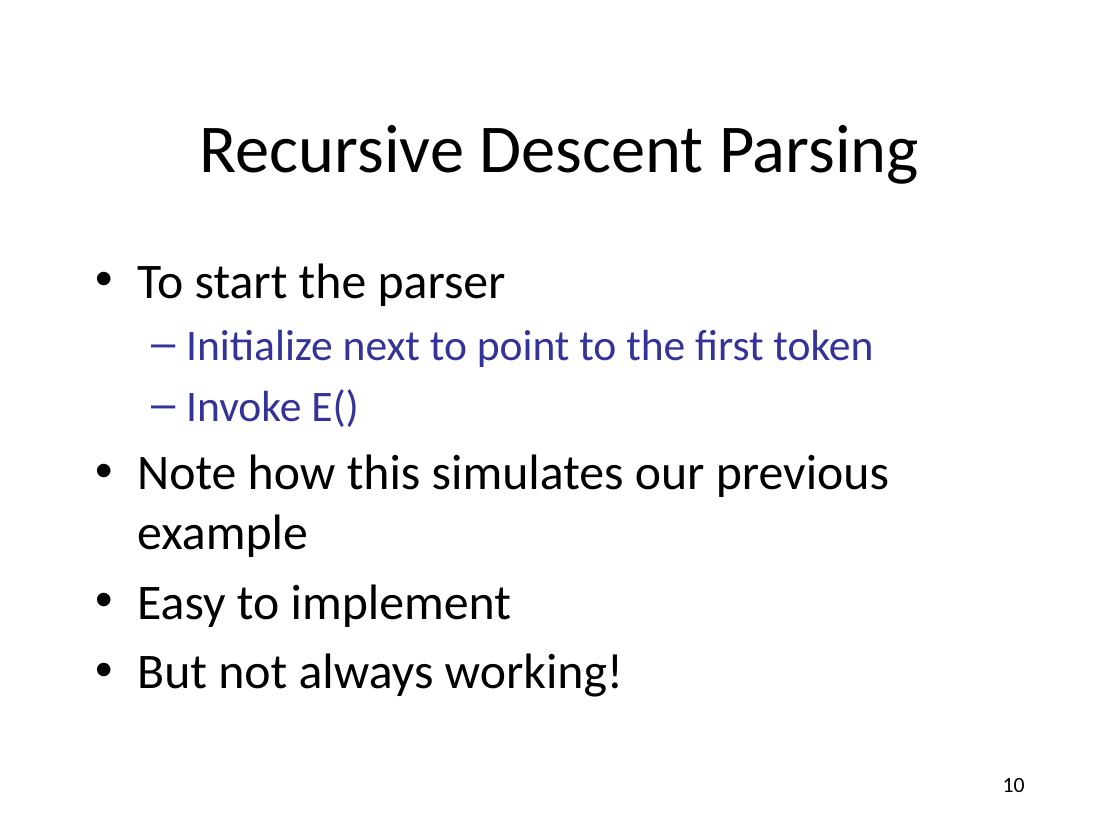
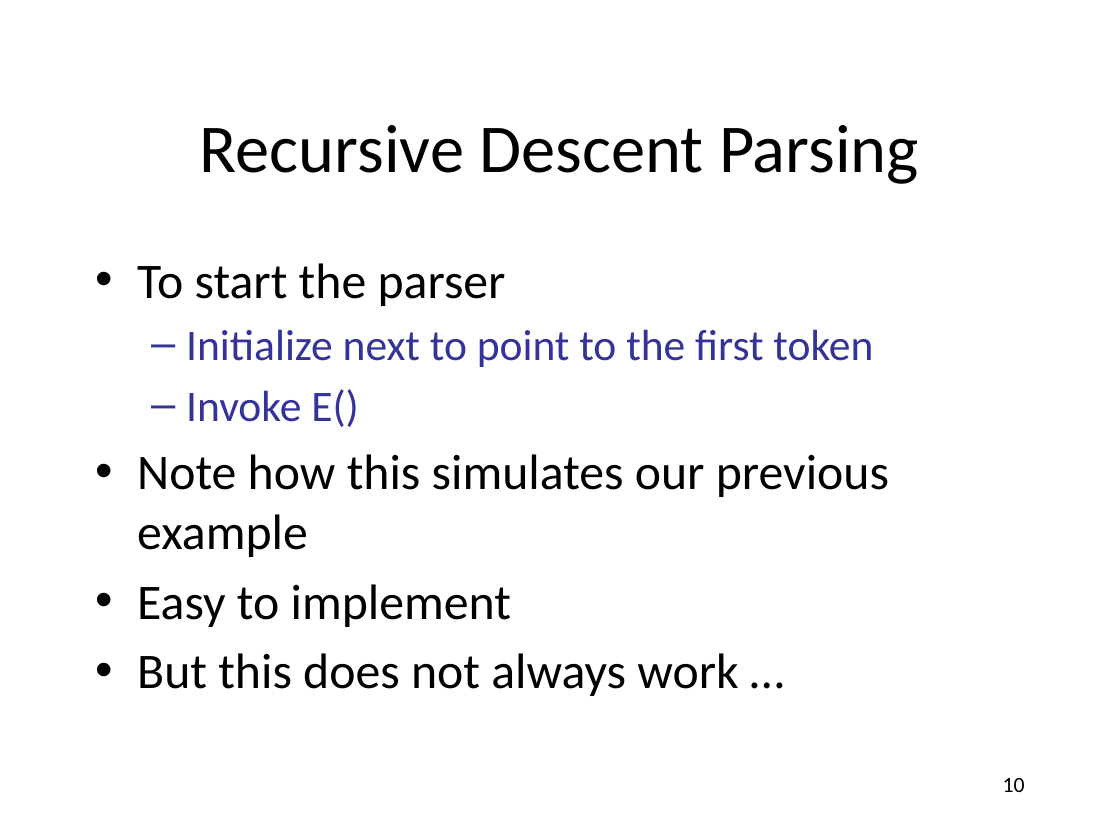
Before and after one commit to anoopsarkar/compilers-class, a slide deck: slide 10 of assets/ppt/parsing/td1-recursive-descent.pptx. Drawn at 1120x840 pixels with LibreOffice and Linux fonts; fonts in the diff are those of the drawing. Boxes give left, top, right and bottom in pixels: in the first picture for what was removed or moved away, otherwise in the second. Text is boxed around its words. In the diff, an @@ line names an element or a change of style, - is before the commit and + after.

```diff
--- a/assets/ppt/parsing/td1-recursive-descent.pptx
+++ b/assets/ppt/parsing/td1-recursive-descent.pptx
@@ text at [137, 653, 738, 696]: text changed @@
-• But not always working!
+• But this does not always work …
```
Also in this commit, not shown: 2 other slides changed, 8 other files.
